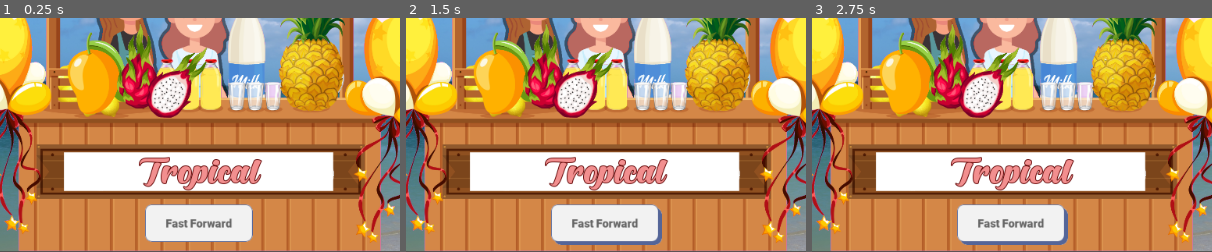
Above: before the commit, frames 1-3 (left to right).
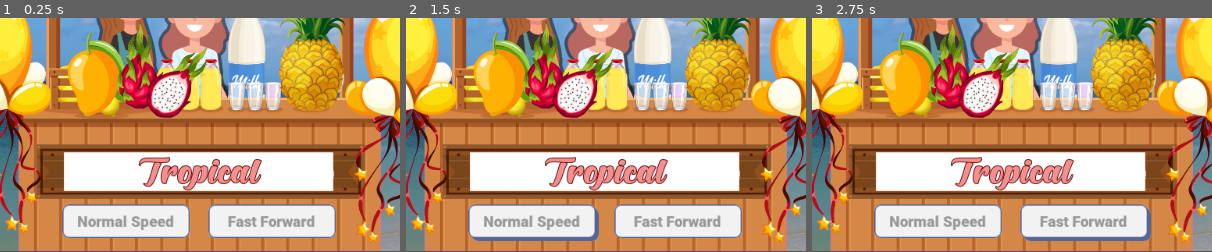
Above: after the commit, the same moments.

Repository: thepriscillawang/SMOOthies
Game: Godot game, scene res://Scenes/Simulation.tscn
Same seed, same stepped clock (60 frames per second), same inputs: the game is played once before the commit and once after it. This scene is started directly instead of the project's main scene. Sound files missing from this copy of the repository are replaced by a short silence.
Inputs (mouse positions are % of the whole screen's width and height, from its top left; square brackets give the same spot before the commit, where the layout moved):
- Up to frame 1 (0.25 s): no input
- Up to frame 2 (1.5 s): click (41, 94) [50, 94] at 0.5 s; click (41, 94) [50, 94] at 1.25 s
- Up to frame 3 (2.75 s): click (59, 94) [50, 94] at 2 s
The pictures show only the part of the screen within x 25-75%, y 50-100%; the shares and areas given below are measured in that part.

The runs differ from the first frame. In frame 1, 8.2% of the frame differs, in the area x 15-84%, y 79-96%; in frame 2, 8.8%; in frame 3, 8.9%, in the area x 15-85%, y 79-98%.
Error in both runs: Invalid operands 'Nil' and 'int' in operator '-'. (res://Scenes/Algorithm.gd:120)

Commit message:
Normal speed and fast forward button

Diff:
--- a/src/SMOOthies/Scenes/Simulation.tscn
+++ b/src/SMOOthies/Scenes/Simulation.tscn
@@ -8,6 +8,9 @@
 [ext_resource path="res://fonts/hunters/Hunters.otf" type="DynamicFontData" id=6]
 [ext_resource path="res://fonts/batuphat_script/Batuphat Script.otf" type="DynamicFontData" id=7]
 [ext_resource path="res://fonts/roboto/Roboto-Medium.ttf" type="DynamicFontData" id=8]
+[ext_resource path="res://images/button_normal-speed_hover.png" type="Texture" id=9]
+[ext_resource path="res://images/button_normal-speed_pressed.png" type="Texture" id=10]
+[ext_resource path="res://images/button_normal-speed.png" type="Texture" id=11]
 
 [sub_resource type="DynamicFont" id=1]
 size = 72
@@ -42,14 +45,24 @@
 texture = ExtResource( 2 )
 
 [node name="FastForwardButton" type="TextureButton" parent="."]
-margin_left = 443.0
+margin_left = 524.0
 margin_top = 540.0
-margin_right = 615.0
+margin_right = 728.0
 margin_bottom = 600.0
 rect_scale = Vector2( 0.8, 0.8 )
 texture_normal = ExtResource( 4 )
 texture_pressed = ExtResource( 3 )
 texture_hover = ExtResource( 5 )
+
+[node name="NormalSpeedButton" type="TextureButton" parent="."]
+margin_left = 337.0
+margin_top = 540.0
+margin_right = 509.0
+margin_bottom = 600.0
+rect_scale = Vector2( 0.8, 0.8 )
+texture_normal = ExtResource( 11 )
+texture_pressed = ExtResource( 10 )
+texture_hover = ExtResource( 9 )
 
 [node name="SMOOthies" type="Label" parent="."]
 margin_left = 327.0
@@ -96,4 +109,5 @@
 custom_fonts/font = SubResource( 4 )
 
 [connection signal="pressed" from="FastForwardButton" to="." method="_on_FastForwardButton_pressed"]
+[connection signal="pressed" from="NormalSpeedButton" to="." method="_on_FastForwardButton_pressed"]
 [connection signal="timeout" from="Timer" to="." method="_on_Timer_timeout"]
Not shown: 1 places in src/SMOOthies/Scenes/Simulation.tscn that only renumber resources
Binary file changed: src/SMOOthies/images/button_fast-forward.png
Binary file changed: src/SMOOthies/images/button_fast-forward_hover.png
Binary file changed: src/SMOOthies/images/button_fast-forward_pressed.png
Binary file added: src/SMOOthies/images/button_normal-speed.png
Not shown, added: src/SMOOthies/images/button_normal-speed.png.import
Binary file added: src/SMOOthies/images/button_normal-speed_hover.png
Not shown, added: src/SMOOthies/images/button_normal-speed_hover.png.import
Binary file added: src/SMOOthies/images/button_normal-speed_pressed.png
Not shown, added: src/SMOOthies/images/button_normal-speed_pressed.png.import
Not shown, changed: src/SMOOthies/images/.DS_Store
